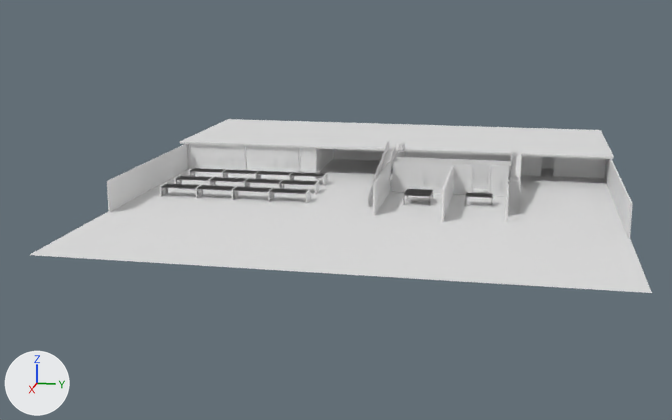
One commit to the Blender file triboo.blend: the scene before it, then after it.
Before and after are seen from a camera (50 mm lens) standing at (266.0, 4.0, 53.0) and looking at (-22.0, -54.0, -18.0). Lighting does not change. The marker at lower left points along +X, +Y and +Z. Materials are left out; every surface is plain grey.

Objects in the first picture: 'muri', 'pavimento 1 piano', 'pavimento 2 piano', 'scala1.001', 'vetrata', 'vetrata.001', 'vetrata.002', 'vetrata.003'.
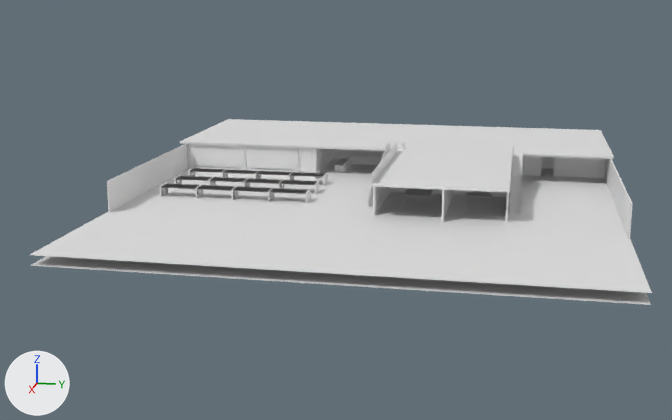
Edits to the bpy script that builds the scene:
```text
Change me_plane_018:
    used by ob_pavimento_2_piano; location = (-82.8, -42.0, -4.3); scale = (-29.1, -76.6, -29.1)
    remove me_plane_018.from_pydata(...)  # 680 vertices, 678 faces; spans x -1.0..1.0, y -1.0..1.0, z -0.03..0.0
    add me_plane_018.from_pydata(...)  # 1070 vertices, 1064 faces; spans x -3.02..1.0, y -1.0..1.0, z -0.14..0.0
    me_plane_018 part 1: 390 vertices added at x -3.02..1.0, y -0.57..-0.05, z -0.14..0.0
Add me_plane_030:
    me_plane_030.from_pydata(...)  # 136 vertices, 135 faces; spans x -19.0..1.0, y -3.4..13.7, z -1.0..2.7
Change ob_scala1_001:
    ob_scala1_001.location: (-82.8, 5.1, -4.3) -> (-82.8, 5.5, -4.3)
Add ob_plane_008:
    ob_plane_008 = bpy.data.objects.new('Plane.008', me_plane_030)
    ob_plane_008.location = (-61.0, -59.4, -13.7)
Add ob_pavimento_1_piano_001:
    ob_pavimento_1_piano_001 = bpy.data.objects.new('pavimento 1 piano.001', me_grid.copy())  # the mesh of ob_pavimento_1_piano
    ob_pavimento_1_piano_001.location = (-16.5, -41.5, -16.7)
    ob_pavimento_1_piano_001.scale = (-75.5, -75.5, -75.5)
```

What differs and where, as boxes [x1, y1, x2, y2] in the pictures (672 x 420 px):
'pavimento 2 piano', reshaped (80% taller)
    before: [180, 119, 614, 159]
    after: [180, 119, 614, 192]
'pavimento 1 piano.001', added
    after: [30, 256, 651, 305]
'scala1.001', moved
    before: [508, 145, 522, 214]
    after: [509, 147, 523, 214]
'Plane.008', added
    after: [335, 156, 382, 172]
part 1 of me_plane_018, added
    after: [372, 124, 527, 192]
'vetrata.002', unchanged, covered by the edit
    before: [392, 162, 453, 194]
    after: [392, 187, 442, 194]
